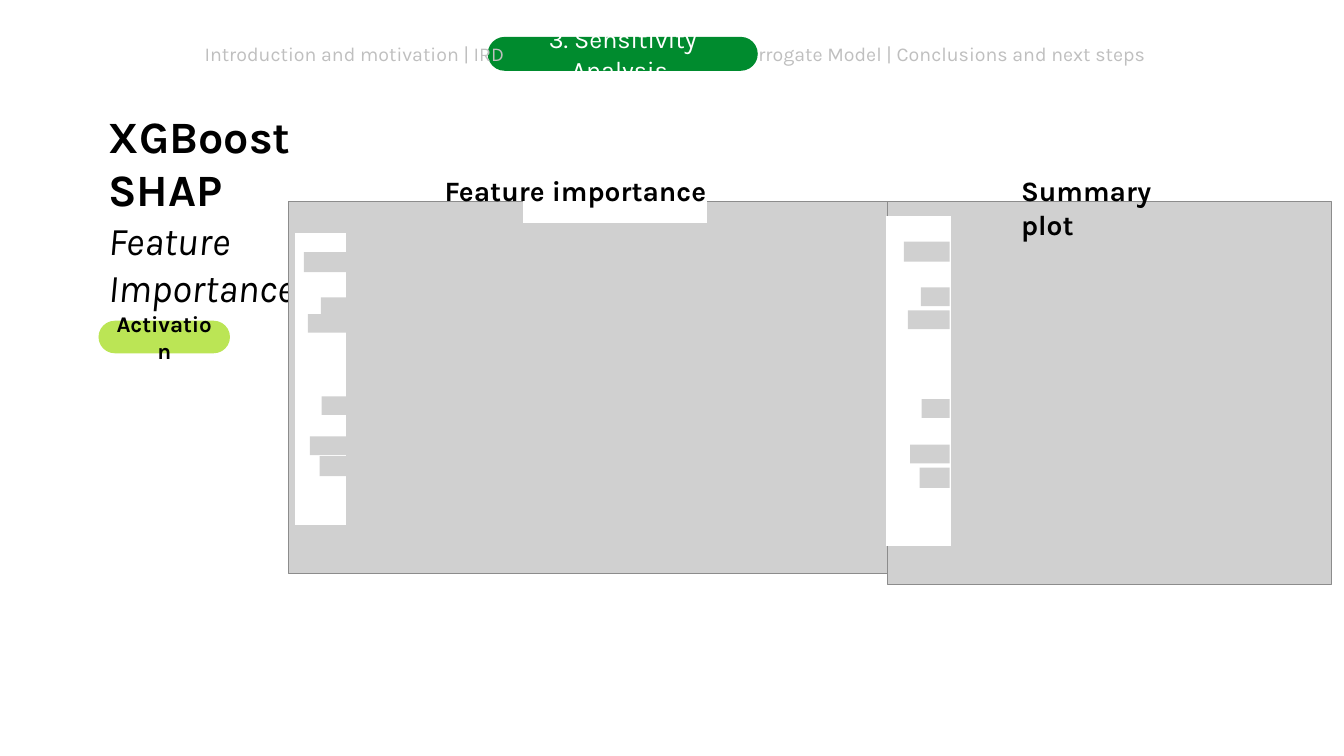
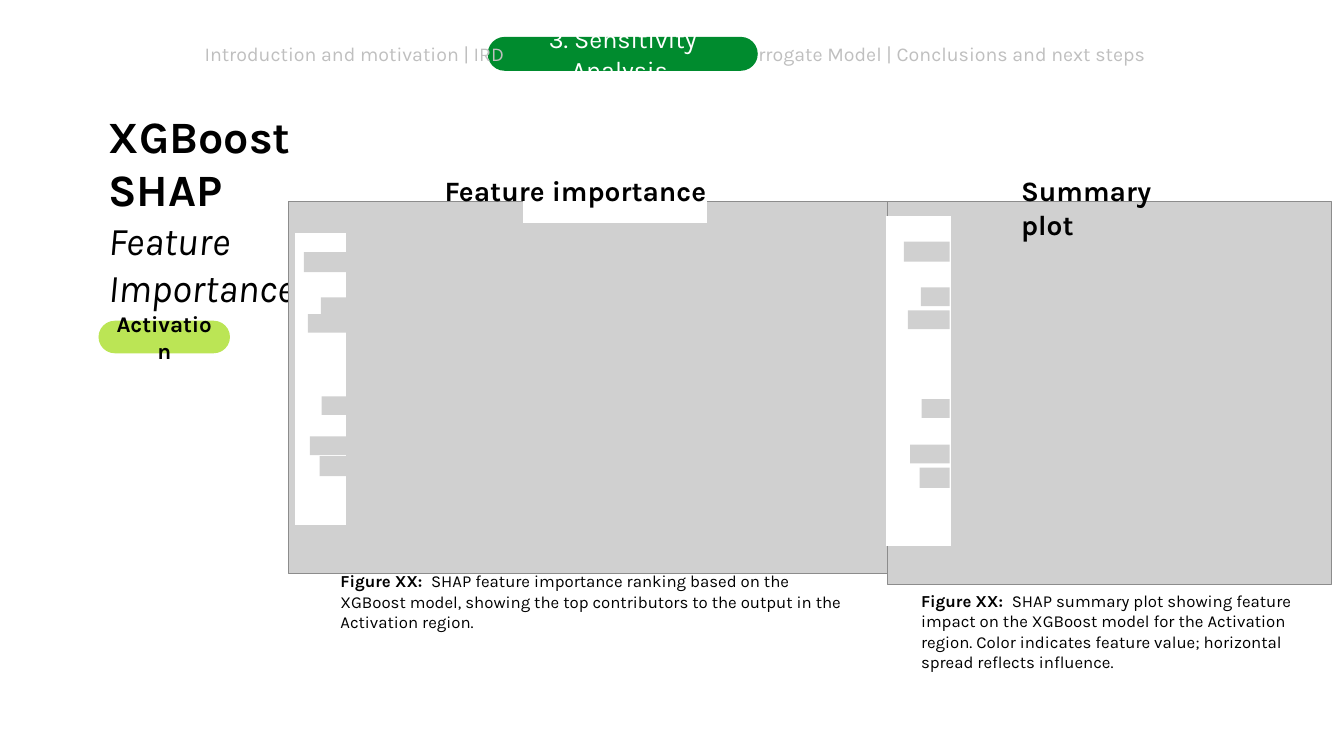
Before and after one commit to DejvisT/Sensitivity-Analysis-and-Surrogate-Modeling-of-PEM-Fuel-Cells, a slide deck: slide 32 of final_presentation_v1.pptx (slide 29 before the commit). Drawn at 1344x756 pixels with LibreOffice and Linux fonts; fonts in the diff are those of the drawing; grey boxes stand for pictures; background and template pictures are left out. Boxes give left, top, right and bottom in pixels: in the first picture for what was removed or moved away, otherwise in the second. Text is boxed around its words. In the diff, an @@ line names an element or a change of style, - is before the commit and + after.

```diff
--- a/final_presentation_v1.pptx
+++ b/final_presentation_v1.pptx
@@ text added at [340, 573, 841, 612], 12 pt, text #000000 @@
+Figure XX: SHAP feature importance ranking based on the XGBoost model, showing the top contributors to the output in the Activation region.
@@ text added at [921, 595, 1291, 672], 12 pt, text #000000 @@
+Figure XX: SHAP summary plot showing feature impact on the XGBoost model for the Activation region. Color indicates feature value; horizontal spread reflects influence.
```
Also in this commit, not shown: 4 other slides changed, 8 slides added, 2 other files.
